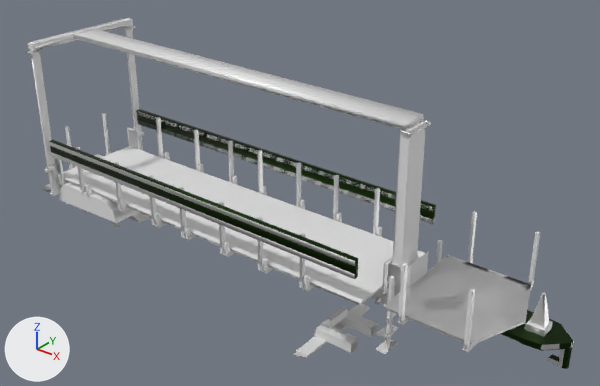
Two versions of the FBX model road_train_trailer/meshes/trucks/tuning/extension.fbx, one commit apart.
Both versions are drawn from a camera (50 mm lens) standing at (0.1013, -0.1373, 0.109) and looking at (-0.0118, 0.0042, 0.0213). Arrows for +X, +Y and +Z are at lower left; the lights stay in place. Where no turn or scale is listed for an object, it has been applied to the vertices. Vertices at the same position are counted once.

Script lines for the objects in view, before the commit:
```python
mat_top_mat = principled_material('top_mat')
mat_top_mat.base_color = (0.8, 0.8, 0.8)  # white #e7e7e7
mat_top_mat.metallic = 0.858
me_cube_027 = bpy.data.meshes.new('Cube.027')
me_cube_027.from_pydata(...)  # 588 vertices, 438 faces; spans x -0.0881..0.0192, y -0.0162..0.016, z 0.017..0.0313
# faces by material slot: [415, 11, 12]
me_cube_027.materials.append(mat_extension_mat)  # white #e7e7e7
me_cube_027.materials.append(mat_arm_mat)  # dark green #223716
me_cube_027.materials.append(mat_arm_mat_060)  # dark green #223716
me_cube_105 = bpy.data.meshes.new('Cube.105')
me_cube_105.from_pydata(...)  # 88 vertices, 68 faces; spans x -0.0396..0.0658, y -0.0161..0.0161, z -0.0304..0.0009
me_cube_105.materials.append(mat_top_mat)  # white #e7e7e7
me_cube_605 = bpy.data.meshes.new('Cube.605')
me_cube_605.from_pydata(...)  # 272 vertices, 219 faces; spans x 0.255..0.29, y -0.0119..-0.002, z -0.0248..-0.0187
me_cube_605.materials.append(mat_arm_mat)  # dark green #223716
ob_arm = bpy.data.objects.new('arm', me_cube_605)
ob_arm.location = (-0.2304, 0.0069, 0.0309)
ob_cdt_lift_007 = bpy.data.objects.new('cdt_Lift.007', me_cube_027)
ob_cdt_lift_007.location = (0.0, 0.0, -0.0081)
ob_top_008 = bpy.data.objects.new('top.008', me_cube_105)
ob_top_008.location = (-0.0447, -0.0001, 0.049)
# also in view: 'lift2.003' at (-0.0326, 0.0, 0.0161); 'cdt_Body.007' at (-0.0236, 0.0, 0.0258); 'extension.001' at (-0.0201, 0.0, 0.0252); 'universal' at (-0.018, 0.0, 0.012); 'cdt_Hitch.004' at (0.005, 0.0, -0.0082)
```
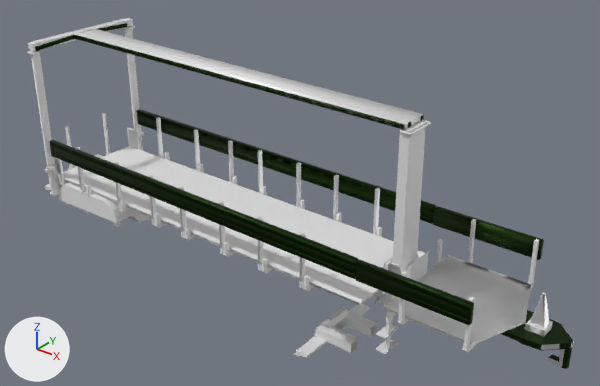
Where the newer file only moved an object's origin or applied its transform, the numbers keep the older frame.

Changed parts and their boxes (x1, y1, x2, y2) in the pictures (600 x 386 px; the box of a moved part takes in the faces that stretch with it):
'cdt_Lift.007', reshaped (28% wider, 10% taller)
    before: (50, 109, 436, 305)
    after: (50, 109, 544, 325)
'top.008', recoloured, reshaped
    before: (35, 23, 435, 279)
    after: (35, 23, 485, 325)
part 1 of me_cube_105, added
    after: (356, 275, 469, 325)
part 2 of me_cube_105, added
    after: (434, 208, 485, 228)
part 3 of me_cube_105, added
    after: (433, 220, 485, 242)
part 4 of me_cube_105, added
    after: (356, 262, 471, 311)
part 5 of me_cube_027, moved or reshaped
    before: (67, 181, 358, 305)
    after: (67, 181, 544, 325)

The change, as a list of edits to the scene's bpy script:
```text
Change mat_top_mat:
    mat_top_mat.base_color: (0.8, 0.8, 0.8) -> (0.0161, 0.0387, 0.00816)  # white #e7e7e7 -> dark green #223716
Change me_cube_027:
    used by ob_cdt_lift_007; location = (0.0, 0.0, -0.0081)
    remove me_cube_027.from_pydata(...)  # 588 vertices, 438 faces; spans x -0.0881..0.0192, y -0.0162..0.016, z 0.017..0.0313
    add me_cube_027.from_pydata(...)  # 604 vertices, 450 faces; spans x -0.0881..0.045, y -0.0162..0.016, z 0.017..0.0313
    me_cube_027 part 5
    32 faces are deleted
    10 vertices are added at x 0.019..0.045, y -0.0162..0.0148, z 0.0264..0.031
    6 new vertices lie (0.0, 0.0012, 0.0) away from vertices in x 0.019..0.045, y -0.0162..0.0148, z 0.0264..0.031
    32 new faces join them, mat_extension_mat (white #e7e7e7)
    12 new faces join them, mat_arm_mat_060 (dark green #223716)
Change me_cube_105:
    where me_cube_105.from_pydata(...)  # 88 vertices, 68 faces; spans x -0.0396..0.0658, y -0.0161..0.0161, z -0.0304..0.0009
    used by ob_top_008; location = (-0.0447, -0.0001, 0.049)
    me_cube_105 part 1: a new loose piece, a box spanning x 0.0638..0.0897, y -0.0161..-0.0149, z -0.0305..-0.0293, in mat_top_mat (dark green #223716)
    me_cube_105 part 2: a new loose piece, a box spanning x 0.0638..0.0897, y 0.0149..0.0161, z -0.0274..-0.0262, in mat_top_mat (dark green #223716)
    me_cube_105 part 3: a new loose piece, a box spanning x 0.0638..0.0897, y 0.0149..0.0161, z -0.0305..-0.0293, in mat_top_mat (dark green #223716)
    me_cube_105 part 4: a new loose piece, a box spanning x 0.0638..0.0897, y -0.0161..-0.0149, z -0.0274..-0.0262, in mat_top_mat (dark green #223716)
```
